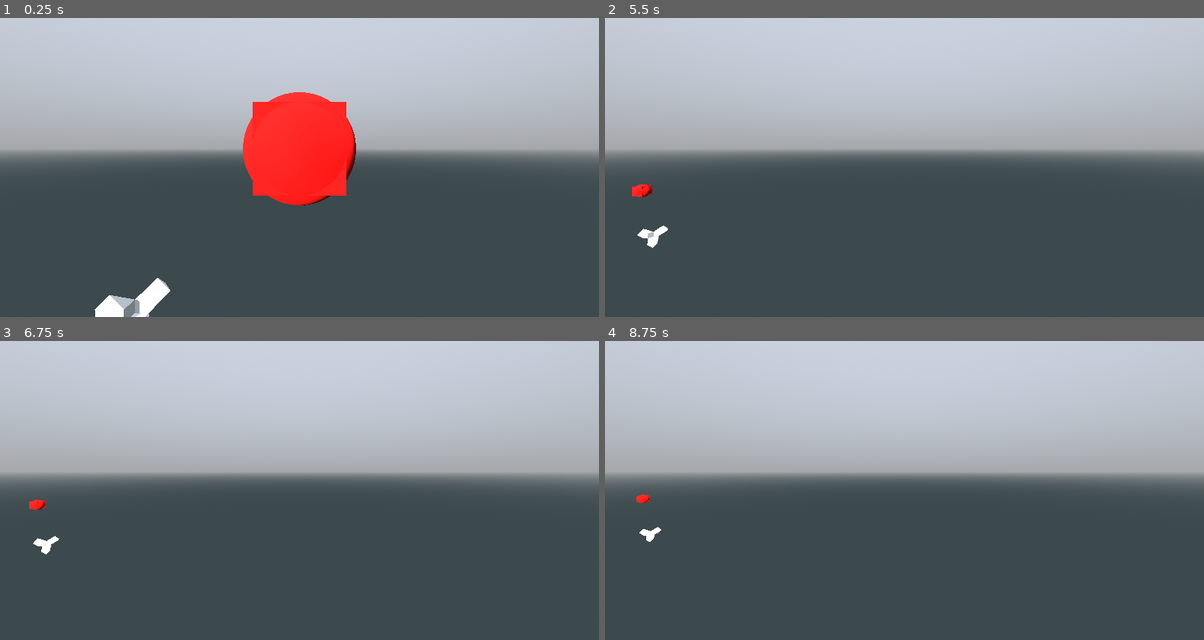
Above: before the commit, frames 1-4 (two rows, left to right).
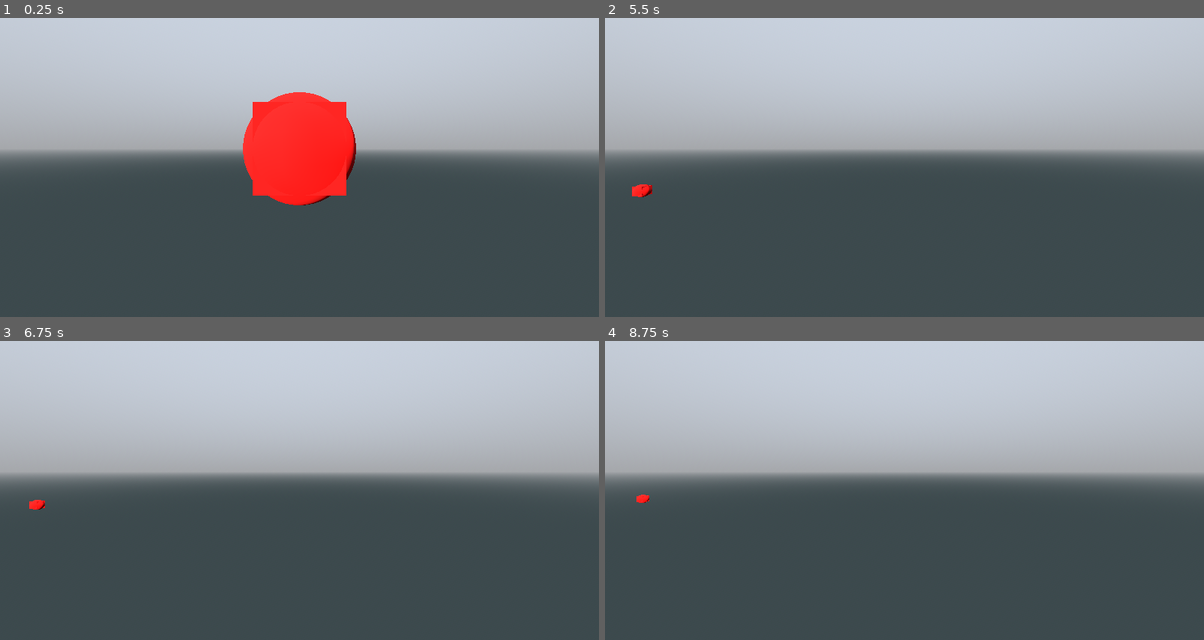
Above: after the commit, the same moments.

Repository: pixerhp/Hatchetflair
Game: Godot game, scene res://topscenes/gameplay_topscene.tscn
Two runs of this game, one before a commit and one after it. Both use one fixed random seed, a clock stepped at 60 frames per second and the inputs below.
Inputs (mouse positions are in pixels of both pictures, inside the frame that each line leads up to):
- Up to frame 1 (0.25 s): no input
- Up to frame 2 (5.5 s): tap Enter at 0.5, 2, 3.5 s; move the mouse to (1036, 131) at 0.52 s; hold D (move_right) 0.53-1.28 s; hold Shift (speed_faster) 0.53-1.28 s; click (1036, 131) at 0.67 s; tap Space (move_jump_up) at 1.25, 2.75, 4.25 s; move the mouse to (784, 164) at 1.27 s; hold S (move_backwards) 1.28-2.03 s; tap Ctrl (speed_slower) at 1.35, 2.85, 4.35 s; move the mouse to (964, 74) at 2.02 s; hold D (move_right) 2.03-2.78 s; hold Shift (speed_faster) 2.03-2.78 s; move the mouse to (874, 215) at 2.77 s; hold W (move_forwards) 2.78-3.53 s; click (874, 215) at 2.92 s; move the mouse to (1084, 200) at 3.52 s; hold Shift (speed_faster) 3.53-4.28 s; hold A (move_left) 3.53-5.03 s; move the mouse to (724, 98) at 4.27 s; move the mouse to (934, 149) at 5.02 s; hold S (move_backwards) from 5.03 s (still down); hold Shift (speed_faster) from 5.03 s (still down); click (934, 149) at 5.17 s
- Up to frame 3 (6.75 s): move the mouse to (209, 388) at 5.77 s; release S (move_backwards) at 5.78 s; release Shift (speed_faster) at 5.78 s; hold D (move_right) 5.78-6.53 s; tap Ctrl (speed_slower) at 5.85 s; move the mouse to (431, 454) at 6.52 s; hold W (move_forwards) from 6.53 s (still down); hold Shift (speed_faster) from 6.53 s (still down)
- Up to frame 4 (8.75 s): move the mouse to (784, 487) at 7.27 s; release W (move_forwards) at 7.28 s; release Shift (speed_faster) at 7.28 s; hold D (move_right) 7.28-8.03 s; tap Ctrl (speed_slower) at 7.35 s; click (784, 487) at 7.42 s; move the mouse to (964, 397) at 8.02 s; hold S (move_backwards) from 8.03 s (still down); hold Shift (speed_faster) from 8.03 s (still down)

The runs differ from the first frame. In frame 1, 0.8% of the frame differs, in the area x 15-29%, y 86-100%; in frame 2, 0.2%; in frame 3, 0.1%; in frame 4, less than 0.1%.

Commit message:
Update TChunk code

Diff:
--- a/scripts/tchunks_manager.gd
+++ b/scripts/tchunks_manager.gd
@@ -9,6 +9,7 @@
 class TChunk:
 	static var blank_tc27: Array[TChunk] = []
 
+	var tc_coords: Vector3i = Vector3i(0,0,0)
 	var tile_shapes: PackedByteArray = []
 	var march_weights: PackedFloat32Array = []
 
@@ -72,13 +73,17 @@
 		march_strengths.resize(8)
 
 		for i in range(TCU.TCHUNK_T):
-			mesh_march(t_xyz_from_i(i), tc_27, surf_verts, surf_norms)
+			#mesh_march(t_xyz_from_i(i), tc_27, surf_verts, surf_norms)
 			match tile_shapes[i]:
 				TILE_SHAPE.NO_DATA:
-					push_error("Attempted to mesh an unloaded tile shape.")
+					push_error("Attempted to mesh an unloaded tile shape at chunk: ",
+						str(tc_coords), " tile coords: ", t_xyz_from_i(i))
 					continue
 				TILE_SHAPE.EMPTY:
-					continue
+					# !!! mesh march check
+					continue
+				TILE_SHAPE.MARCH_ANG:
+					pass
 				TILE_SHAPE.TESS_CUBE:
 					mesh_tess_cube(t_xyz_from_i(i), tc_27, surf_verts, surf_norms)
 				TILE_SHAPE.TESS_RHOMBDO:
@@ -87,16 +92,16 @@
 		var mesh_surface: Array = []
 		mesh_surface.resize(Mesh.ARRAY_MAX)
 		mesh_surface[Mesh.ARRAY_VERTEX] = surf_verts
-		#mesh_surface[Mesh.ARRAY_INDEX] = surf_inds
 		mesh_surface[Mesh.ARRAY_NORMAL] = surf_norms
 
-		array_mesh.add_surface_from_arrays(
-			Mesh.PRIMITIVE_TRIANGLES,
-			mesh_surface,
-		)
 		var test_mat: StandardMaterial3D = StandardMaterial3D.new()
 		test_mat.albedo_color = Color.WHITE
-		array_mesh.surface_set_material(0, test_mat)
+		if surf_verts.size() > 0:
+			array_mesh.add_surface_from_arrays(
+				Mesh.PRIMITIVE_TRIANGLES,
+				mesh_surface,
+			)
+			array_mesh.surface_set_material(0, test_mat)
 		mesh_instance_node.mesh = array_mesh
 
 	func mesh_march(
